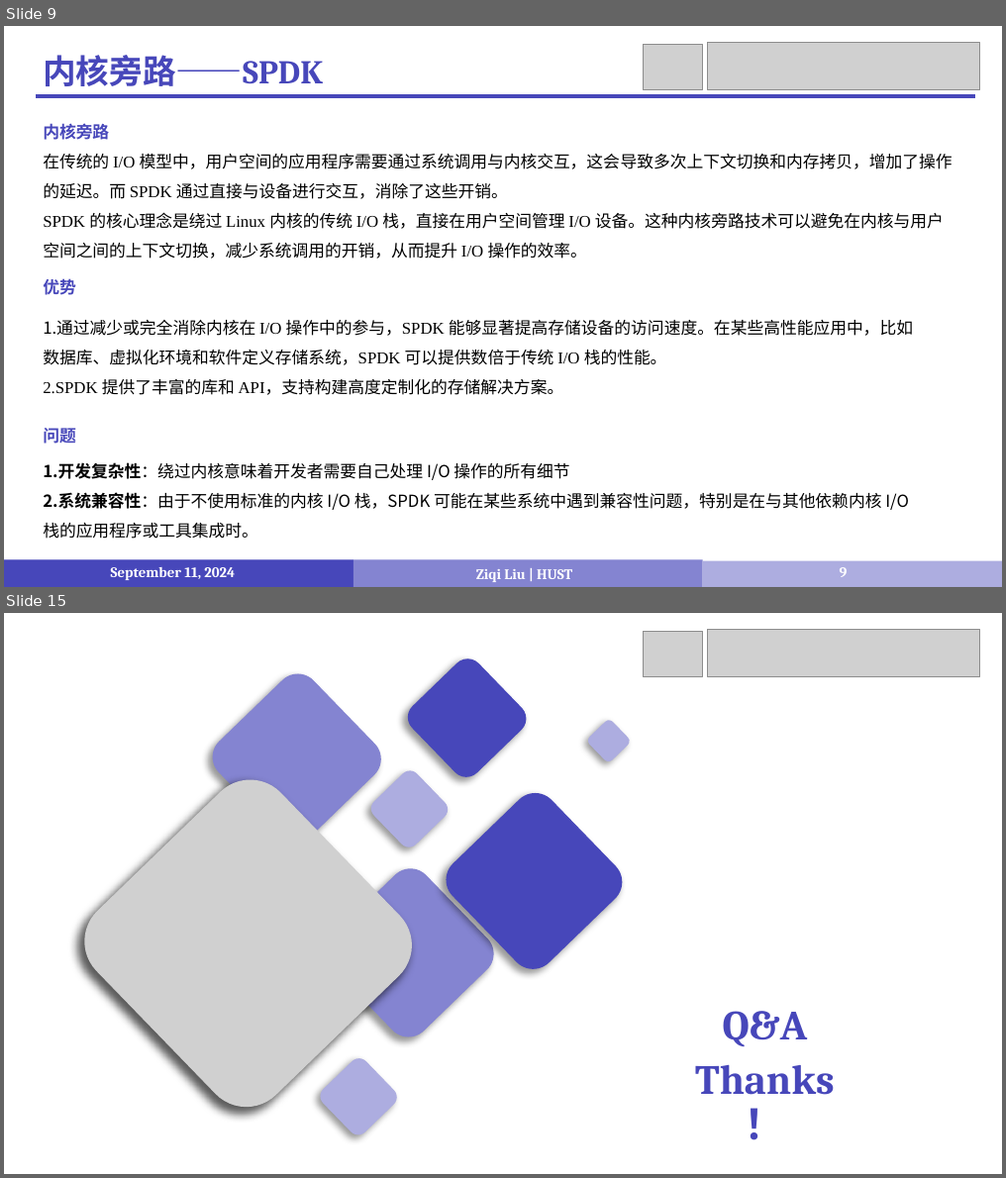
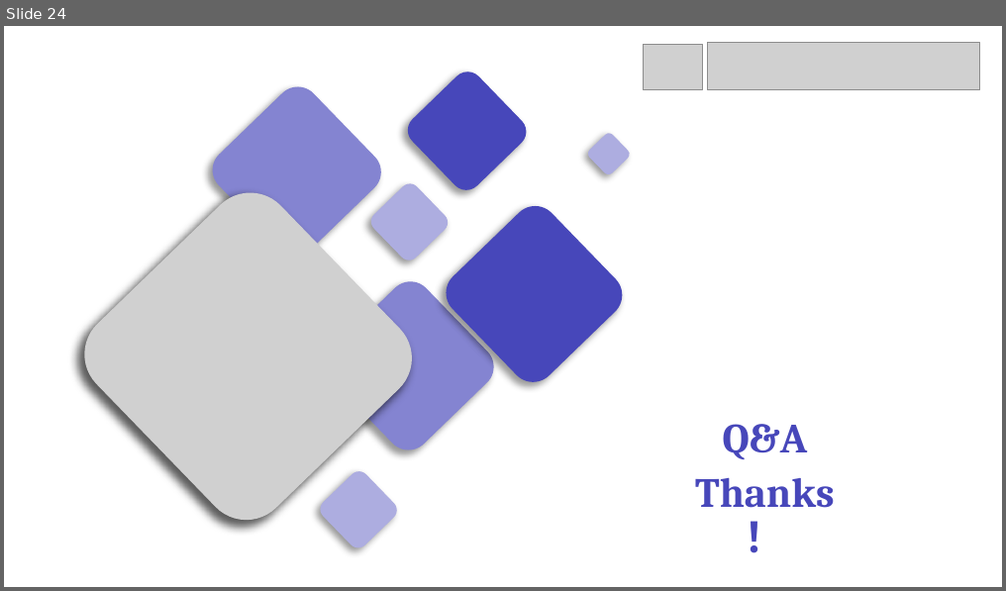
Before and after one commit to LiuziqiOvO/md, a slide deck: 4_Paper/报告/12_OmniCache.pptx. Shown one above the other, each under a label of ours: slides 9 and 15 before the commit, slide 24 after it; the slides between them are not shown. The pictures are 1006x1178 and 1006x591 pixels, drawn with LibreOffice and Linux fonts; fonts in the diff are those of the drawing; grey boxes stand for pictures. Boxes give left, top, right and bottom in pixels: in the first picture for what was removed or moved away, otherwise in the second. Text is boxed around its words. In the diff, an @@ line names an element or a change of style, - is before the commit and + after.

```diff
--- a/4_Paper/报告/12_OmniCache.pptx
+++ b/4_Paper/报告/12_OmniCache.pptx
@@ slide 9 removed at (4,26,1002,587), background #FFFFFF @@
@@ text removed at (43,55,323,86) @@
-内核旁路——SPDK
@@ picture removed at (643,44,703,89) @@
@@ picture removed at (708,43,979,89) @@
@@ line removed from (36, 96) to (976, 96) @@
@@ text removed at (43,123,952,259) @@
-内核旁路
-在传统的 I/O 模型中，用户空间的应用程序需要通过系统调用与内核交互，这会导致多次上下文切换和内存拷贝，增加了操作的延迟。而 SPDK 通过直接与设备进行交互，消除了这些开销。
-SPDK 的核心理念是绕过 Linux 内核的传统 I/O 栈，直接在用户空间管理 I/O 设备。这种内核旁路技术可以避免在内核与用户空间之间的上下文切换，减少系统调用的开销，从而提升 I/O 操作的效率。
@@ text removed at (43,278,76,295) @@
-优势
@@ text removed at (43,320,913,395) @@
-1. 通过减少或完全消除内核在 I/O 操作中的参与，SPDK 能够显著提高存储设备的访问速度。在某些高性能应用中，比如数据库、虚拟化环境和软件定义存储系统，SPDK 可以提供数倍于传统 I/O 栈的性能。
-2. SPDK 提供了丰富的库和 API，支持构建高度定制化的存储解决方案。
@@ text removed at (43,428,76,444) @@
-问题
@@ text removed at (43,463,909,539) @@
-1. 开发复杂性：绕过内核意味着开发者需要自己处理 I/O 操作的所有细节
-2. 系统兼容性：由于不使用标准的内核 I/O 栈，SPDK 可能在某些系统中遇到兼容性问题，特别是在与其他依赖内核 I/O 栈的应用程序或工具集成时。
@@ rectangle removed at (4,560,353,587) @@
@@ rectangle removed at (353,560,703,587) @@
@@ text removed at (111,568,235,580) @@
-September 11, 2024
@@ text removed at (476,570,572,582) @@
-Ziqi Liu | HUST
@@ rectangle removed at (703,562,1002,587) @@
@@ page number removed at (840,568,847,577) @@
-9
@@ what was slide 15 is now slide 24 @@
```
Also in this commit, not shown: 8 slides changed, 15 slides added, 5 other slides removed, 5 other files.
